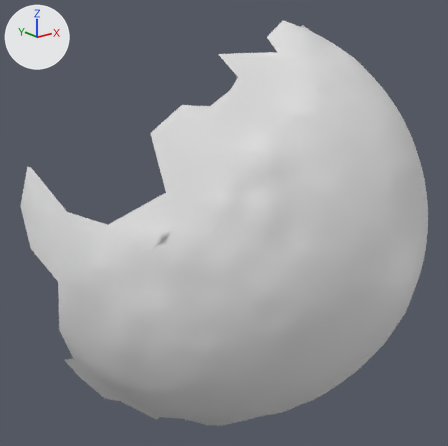
The OBJ model res/final/onecam_fullvolume/12/cleanedup/FullVolium.000479.obj, before and after one commit.
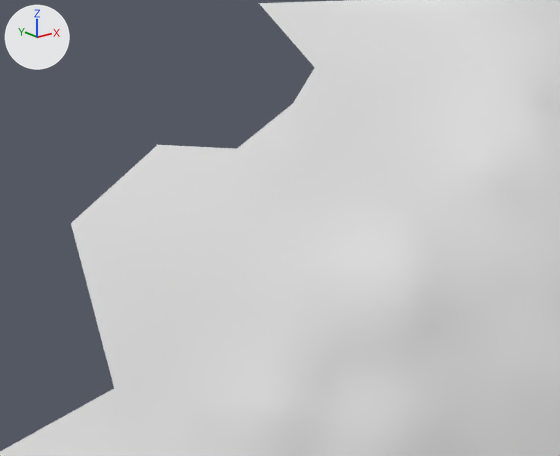
Old and new are each drawn whole from a camera (50 mm lens) standing at (-1019.1, -120.7, 1052.4) and looking at (-889.3, 41.6, 987.4) and again close up on the part from 28% to 73% of the width and 12% to 49% of the height. The axes (+X, +Y, +Z) are drawn at upper left. The lights are the same throughout. Where no turn or scale is listed for an object, it has been applied to the vertices.

In view in the first close-up: 'FullVolium.000479'.
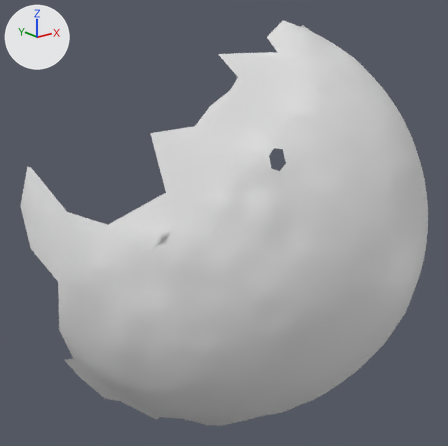
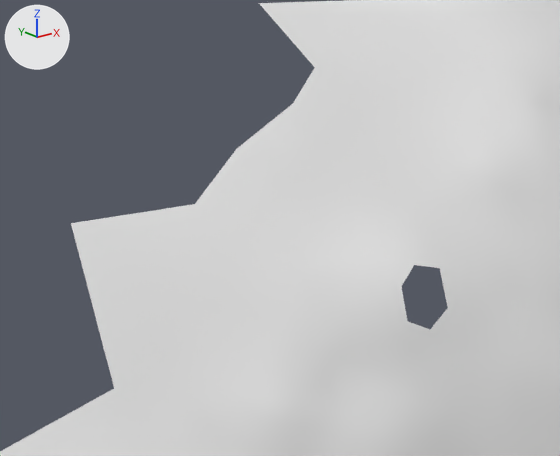
Boxes [x1, y1, x2, y2] around the edits, measured in the close-ups (560 x 456 px):
part 1 of me_fullvolium_000479, deleted: before [402, 265, 448, 329]
part 2 of me_fullvolium_000479, deleted: before [72, 145, 236, 223]

The change in detail:
me_fullvolium_000479 has 1294 vertices, 2529 faces and spans x -949.6..-812.4, y -12.8..82.3, z 918.9..1055.1.
me_fullvolium_000479 is used by ob_fullvolium_000479; location (0.0, 0.0, 0.0).
Verts and faces of me_fullvolium_000479; kept vertices keep their numbers, new ones are numbered from 1294.
Before the commit, vertices of me_fullvolium_000479: 791 (-899.3, 1.4, 1016.5) at pixel (447, 307), 792 (-901.7, 1.5, 1014.6) at pixel (430, 329), 907 (-903.8, 2.4, 1015.6) at pixel (407, 321), 1030 (-901.7, 2.2, 1017.9) at pixel (425, 296), 1173 (-903.5, 3.8, 1018.8) at pixel (401, 286).
Before the commit, vertices of me_fullvolium_000479: 1174 (-901.5, 4.2, 1020.7) at pixel (414, 265), 1203 (-898.5, 3.6, 1020.1) at pixel (439, 268).
Before the commit, vertices of me_fullvolium_000479: 1234 (-911.4, 20.2, 1031.5) at pixel (236, 148), 1235 (-917.0, 19.9, 1026.4) at pixel (194, 204), 1289 (-917.9, 24.9, 1031.9) at pixel (157, 144), 1291 (-926.5, 28.1, 1024.4) at pixel (70, 223).
Part 1, on me_fullvolium_000479:
Vertices deleted: 1030 (with the faces that use them).
Part 2, on me_fullvolium_000479:
Vertices deleted: 1289 (with the faces that use them).
